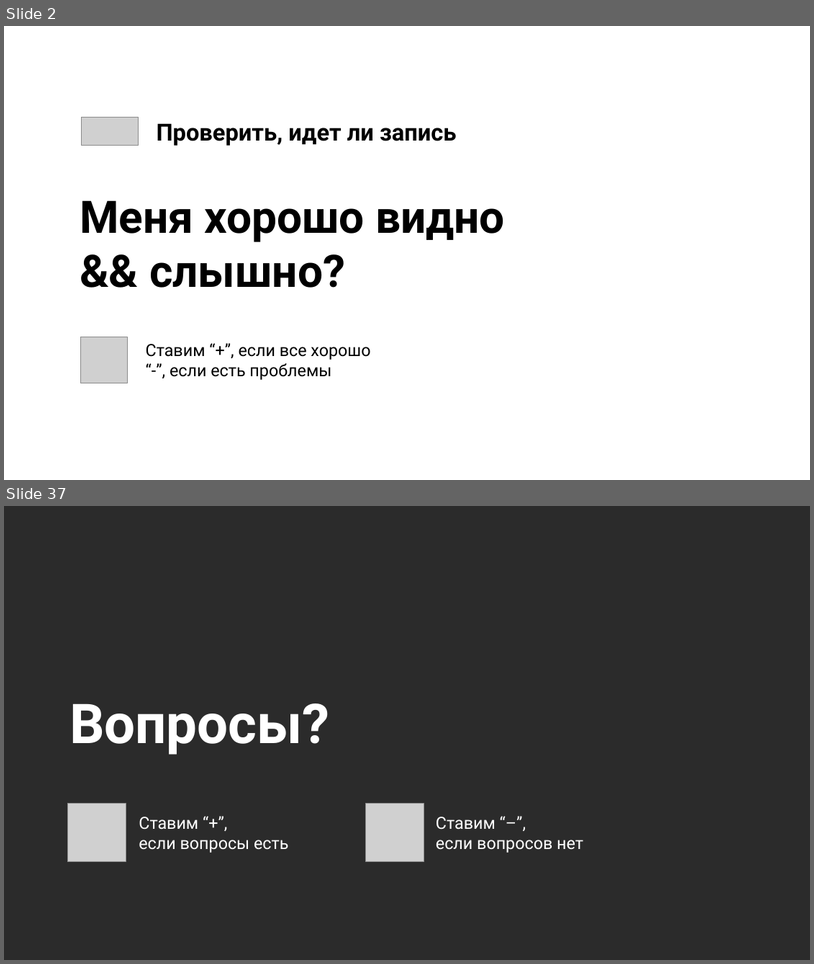
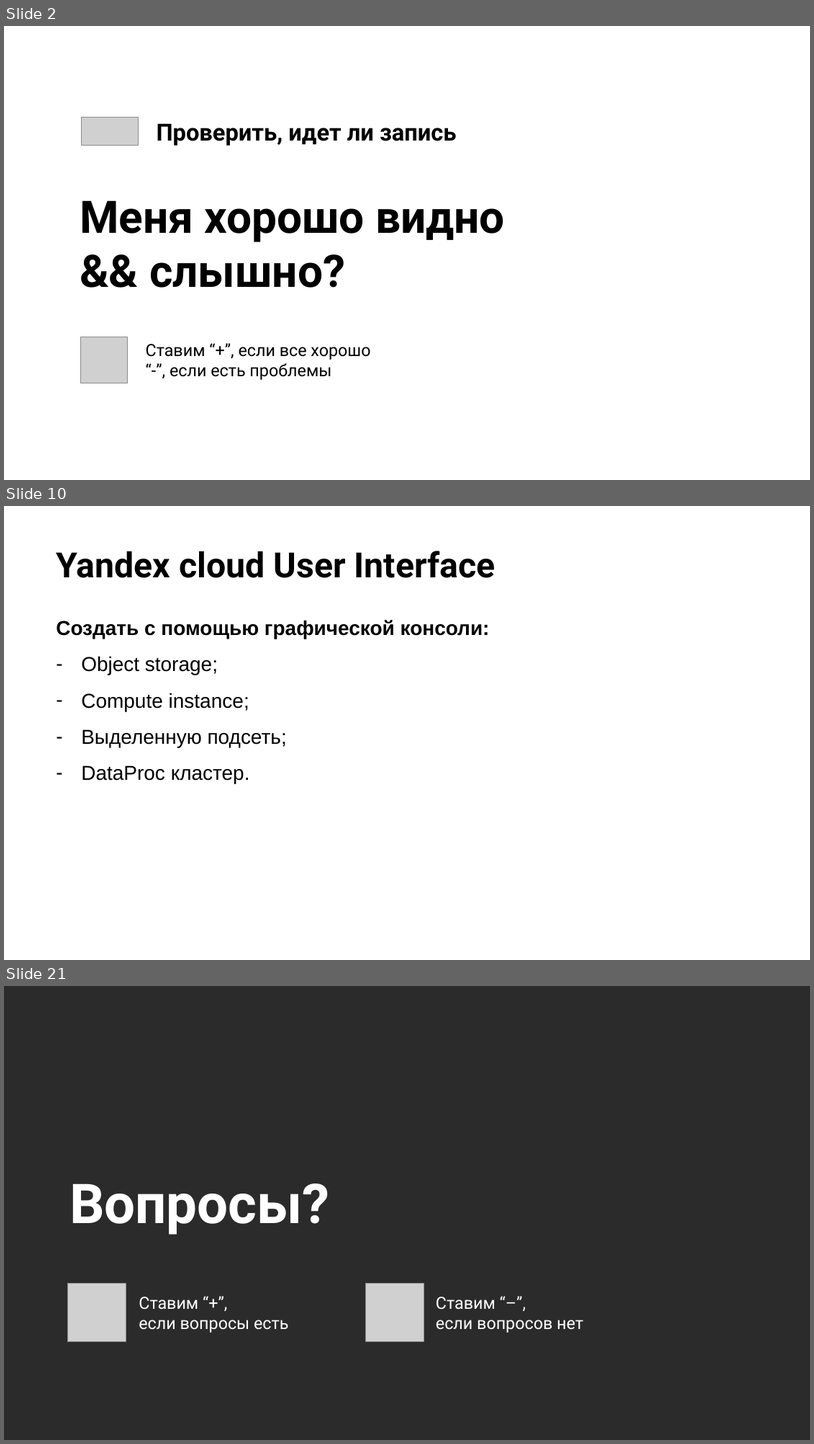
Before and after one commit to stureiko/Otus_lectures, a slide deck: MLOps/12 - Облачная инфраструктура/Presentation/Cloud infrastructure.pptx. Shown one above the other, each under a label of ours: slides 2 and 37 before the commit, slides 2, 10 and 21 after it; the slides between them are not shown. The pictures are 814x964 and 814x1444 pixels, drawn with LibreOffice and Linux fonts; fonts in the diff are those of the drawing; grey boxes stand for pictures; background and template pictures are left out; a plain dark background stands for a picture behind light text. Boxes give left, top, right and bottom in pixels: in the first picture for what was removed or moved away, otherwise in the second. Text is boxed around its words. In the diff, an @@ line names an element or a change of style, - is before the commit and + after.

```diff
--- a/MLOps/12 - Облачная инфраструктура/Presentation/Cloud infrastructure.pptx
+++ b/MLOps/12 - Облачная инфраструктура/Presentation/Cloud infrastructure.pptx
@@ slide 10 added at (4,506,810,960), background picture (left out) @@
@@ title added at (56,551,496,578), 31 pt, text #000000, bold @@
+Yandex cloud User Interface
@@ text added at (56,620,490,784), 18 pt, text #000000 @@
+Создать с помощью графической консоли:
+– Object storage;
+– Compute instance;
+– Выделенную подсеть;
+– DataProc кластер.
@@ what was slide 37 is now slide 21 @@
```
Also in this commit, not shown: 8 slides changed, 11 other slides added, 31 slides removed, 4 other files.
